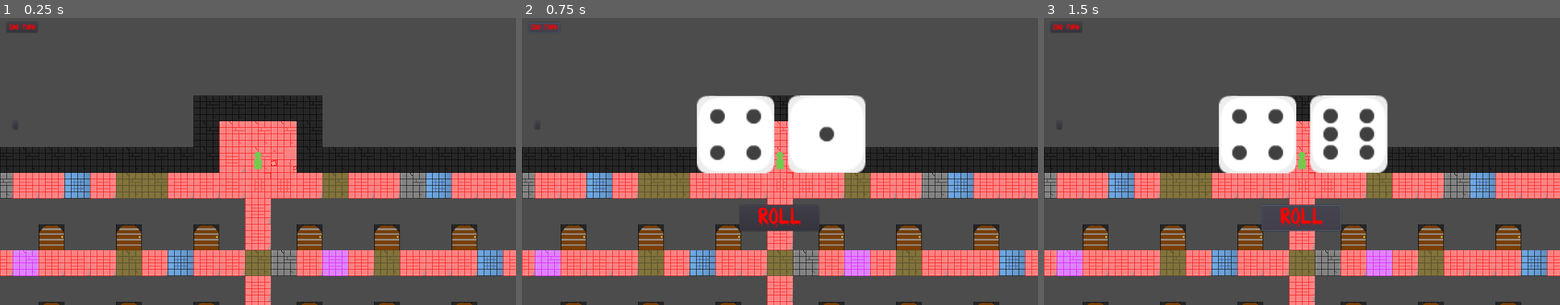
Above: before the commit, frames 1-3 (left to right).
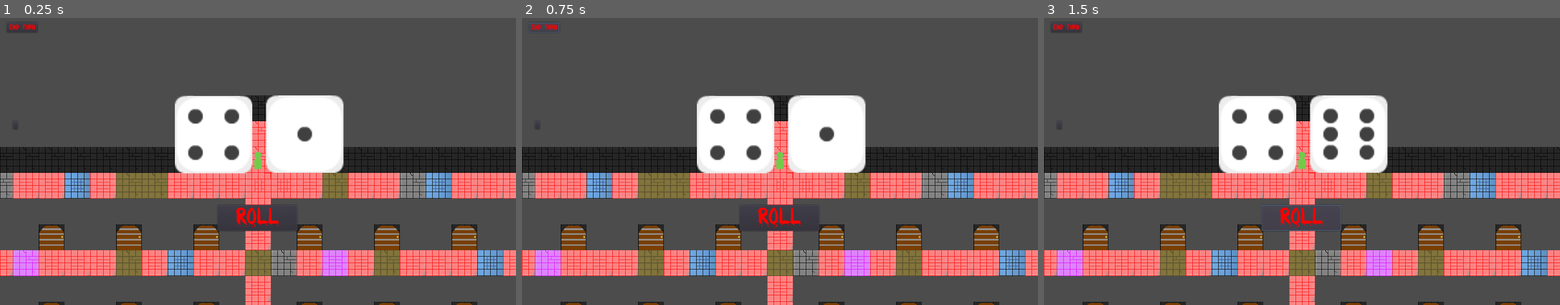
Above: after the commit, the same moments.

Repository: 44351-w22/protech-adaptation-game-sounds-good-studios
Game: Godot game, scene res://World.tscn
Two runs of this game, one before a commit and one after it. Both use one fixed random seed, a clock stepped at 60 frames per second and the inputs below.
Inputs:
- Up to frame 1 (0.25 s): no input
- Up to frame 2 (0.75 s): click "End Turn" at 0.5 s
- Up to frame 3 (1.5 s): click "ROLL" at 1.25 s

The runs differ from the first frame. In frame 1, 8.6% of the frame differs, in the area x 33-67%, y 26-75%; in frame 2, nothing differs; in frame 3, nothing differs.

Commit message:
Messages added upon tile landing

Diff:
--- a/World.gd
+++ b/World.gd
@@ -39,6 +39,7 @@
 	Global.map4_found = true
 	Global.map5_found = true
 	move_camera(p1)
+	player_turn()
 
 
 func move_camera(p):
@@ -59,26 +60,58 @@
 	if tile == "Light Gray Brick Floor.png 0":
 		currentPlayer.position.x = 608
 		currentPlayer.position.y = 96
+		$CanvasLayer/Message.text = "Position Reset!!!"
+		$CanvasLayer/Message.show()
+		yield(get_tree().create_timer(3.0), "timeout")
+		$CanvasLayer/Message.hide()
 	elif tile == "Pale Blue Brick Floor.png 1":
 		map = rng.randi_range(1, 5)
 		if map == 1:
 			currentPlayer.map1_found = true
+			$CanvasLayer/Message.text = "Map of Maze 1 Found"
+			$CanvasLayer/Message.show()
+			yield(get_tree().create_timer(3.0), "timeout")
+			$CanvasLayer/Message.hide()
 		elif map == 2:
 			currentPlayer.map2_found = true
+			$CanvasLayer/Message.text = "Map of Maze 2 Found"
+			$CanvasLayer/Message.show()
+			yield(get_tree().create_timer(3.0), "timeout")
+			$CanvasLayer/Message.hide()
 		elif map == 3:
 			currentPlayer.map3_found = true
+			$CanvasLayer/Message.text = "Map of Maze 3 Found"
+			$CanvasLayer/Message.show()
+			yield(get_tree().create_timer(3.0), "timeout")
+			$CanvasLayer/Message.hide()
 		elif map == 4:
 			currentPlayer.map4_found = true
+			$CanvasLayer/Message.text = "Map of Maze 4 Found"
+			$CanvasLayer/Message.show()
+			yield(get_tree().create_timer(3.0), "timeout")
+			$CanvasLayer/Message.hide()
 		elif map == 5:
 			currentPlayer.map5_found = true
+			$CanvasLayer/Message.text = "Map of Maze 5 Found"
+			$CanvasLayer/Message.show()
+			yield(get_tree().create_timer(3.0), "timeout")
+			$CanvasLayer/Message.hide()
 		else:
 			pass
 	elif tile == "Purple Brick Floor.png 2":
 		if currentPlayer.key_found == true:
 			currentPlayer.key_found == false
+			$CanvasLayer/Message.text = "Key Lost"
+			$CanvasLayer/Message.show()
+			yield(get_tree().create_timer(3.0), "timeout")
+			$CanvasLayer/Message.hide()
 		else:
 			currentPlayer.position.x = 608
 			currentPlayer.position.y = 96
+			$CanvasLayer/Message.text = "Position Reset"
+			$CanvasLayer/Message.show()
+			yield(get_tree().create_timer(3.0), "timeout")
+			$CanvasLayer/Message.hide()
 	elif tile == "Red Brick Floor.png 3":
 		print("red")
 	elif tile == "Yellow Brick Floor.png 4":
@@ -92,6 +125,10 @@
 			Global.map4_found = true
 		elif(currentPlayer.map5_found == true):
 			Global.map5_found = true
+		$CanvasLayer/Message.text = "Minigame Beginning. \nFIND THE KEY"
+		$CanvasLayer/Message.show()
+		yield(get_tree().create_timer(3.0), "timeout")
+		$CanvasLayer/Message.hide()
 		packed_scene.pack(get_tree().get_current_scene())
 		ResourceSaver.save("res://World.tscn", packed_scene)
 		Global.goto_scene("res://FindTheKey_Minigame1/FindTheKey.tscn")
@@ -107,17 +144,22 @@
 	currentPlayer.movesLeft = totalDiceRoll
 
 func _on_EndTurn_pressed():
-	currentPlayer.movesLeft = 0
-	currentPlayer = nextPlayer
-	if currentPlayer == p1:
-		nextPlayer = p2
-	elif currentPlayer == p2:
-		nextPlayer = p3
-	elif currentPlayer == p3:
-		nextPlayer = p4
-	elif currentPlayer == p4:
-		nextPlayer = p1
+	if currentPlayer.movesLeft == 0:
+		currentPlayer = nextPlayer
+		if currentPlayer == p1:
+			nextPlayer = p2
+		elif currentPlayer == p2:
+			nextPlayer = p3
+		elif currentPlayer == p3:
+			nextPlayer = p4
+		elif currentPlayer == p4:
+			nextPlayer = p1
+		else:
+			print("error")
+		move_camera(currentPlayer)
+		player_turn()
 	else:
-		print("error")
-	move_camera(currentPlayer)
-	player_turn()
+		$CanvasLayer/Message.text = "You still have moves left. Cannot pass turn until all moves are used up"
+		$CanvasLayer/Message.show()
+		yield(get_tree().create_timer(3.0), "timeout")
+		$CanvasLayer/Message.hide()
--- a/World.tscn
+++ b/World.tscn
@@ -8,18 +8,13 @@
 [ext_resource path="res://assets/BLOODY.TTF" type="DynamicFontData" id=6]
 [ext_resource path="res://OutSideTileMap.tscn" type="PackedScene" id=7]
 [ext_resource path="res://assets/Tiles/Black Room.png" type="Texture" id=8]
-[ext_resource path="res://assets/players/pieceGreen_single00.png" type="Texture" id=9]
-[ext_resource path="res://Player.gd" type="Script" id=10]
 [ext_resource path="res://assets/Tiles/Light Gray Brick Floor.png" type="Texture" id=11]
 [ext_resource path="res://assets/Tiles/Yellow Brick Floor.png" type="Texture" id=12]
 [ext_resource path="res://assets/Tiles/Red Brick Floor.png" type="Texture" id=13]
 [ext_resource path="res://assets/Tiles/Pale Blue Brick Floor.png" type="Texture" id=14]
 [ext_resource path="res://assets/Tiles/Purple Brick Floor.png" type="Texture" id=15]
-[ext_resource path="res://Dice_Roller.gd" type="Script" id=16]
 [ext_resource path="res://assets/Door/Door2.png" type="Texture" id=17]
 [ext_resource path="res://assets/Door/MasterDoor.png" type="Texture" id=18]
-[ext_resource path="res://Tiles.gd" type="Script" id=19]
-[ext_resource path="res://assets/dice/dieWhite1.png" type="Texture" id=20]
 [ext_resource path="res://assets/players/pieceBlue_single18.png" type="Texture" id=21]
 [ext_resource path="res://assets/players/piecePurple_single01.png" type="Texture" id=22]
 [ext_resource path="res://assets/players/pieceWhite_single00.png" type="Texture" id=23]
@@ -404,6 +399,10 @@
 [sub_resource type="ShortCut" id=37]
 shortcut = SubResource( 36 )
 
+[sub_resource type="DynamicFont" id=42]
+size = 64
+font_data = ExtResource( 6 )
+
 [sub_resource type="ConvexPolygonShape2D" id=38]
 points = PoolVector2Array( 0, 0, 64, 0, 64, 64, 0, 64 )
 
@@ -510,34 +509,18 @@
 "_edit_use_anchors_": false
 }
 
-[node name="TileMap" type="TileMap" parent="." instance=ExtResource( 1 )]
+[node name="TileMap" parent="." instance=ExtResource( 1 )]
 tile_set = SubResource( 1 )
-cell_tile_origin = 1
-show_collision = true
 collision_layer = 0
 collision_mask = 0
-occluder_light_mask = 0
-format = 1
 tile_data = PoolIntArray( -720880, 0, 0, -655344, 0, 0, -589807, 0, 0, -524271, 0, 0, -131065, 5, 0, -131064, 5, 0, -13 …(11420 unchanged characters)…
-script = ExtResource( 19 )
-
-[node name="Doors" type="TileMap" parent="." instance=ExtResource( 2 )]
+
+[node name="Doors" parent="." instance=ExtResource( 2 )]
 tile_set = SubResource( 32 )
-cell_quadrant_size = 64
-format = 1
 tile_data = PoolIntArray( 327675, 0, 0, 327678, 0, 0, 262145, 0, 0, 262148, 0, 0, 262151, 0, 0, 262155, 0, 0, 262158, 0 …(632 unchanged characters)…
 
 [node name="Player4" parent="." instance=ExtResource( 3 )]
 position = Vector2( 608, 96 )
-collision_layer = 0
-script = ExtResource( 10 )
-movesLeft = 0
-map1_found = false
-map2_found = false
-map3_found = false
-map4_found = false
-map5_found = false
-key_found = false
 
 [node name="CollisionShape2D" parent="Player4" index="0"]
 shape = SubResource( 33 )
@@ -545,29 +528,11 @@
 [node name="Sprite" parent="Player4" index="3"]
 texture = ExtResource( 23 )
 
-[node name="Left" parent="Player4" index="4"]
-rotation = 1.5708
-collide_with_areas = true
-
-[node name="Up" parent="Player4" index="5"]
-rotation = 3.14159
-collide_with_areas = true
-
-[node name="Right" parent="Player4" index="6"]
-rotation = 4.71239
-collide_with_areas = true
+[node name="GameCam" parent="Player4" index="7"]
+current = false
 
 [node name="Player3" parent="." instance=ExtResource( 3 )]
 position = Vector2( 608, 96 )
-collision_layer = 0
-script = ExtResource( 10 )
-movesLeft = 0
-map1_found = false
-map2_found = false
-map3_found = false
-map4_found = false
-map5_found = false
-key_found = false
 
 [node name="CollisionShape2D" parent="Player3" index="0"]
 shape = SubResource( 33 )
@@ -575,29 +540,11 @@
 [node name="Sprite" parent="Player3" index="3"]
 texture = ExtResource( 21 )
 
-[node name="Left" parent="Player3" index="4"]
-rotation = 1.5708
-collide_with_areas = true
-
-[node name="Up" parent="Player3" index="5"]
-rotation = 3.14159
-collide_with_areas = true
-
-[node name="Right" parent="Player3" index="6"]
-rotation = 4.71239
-collide_with_areas = true
+[node name="GameCam" parent="Player3" index="7"]
+current = false
 
 [node name="Player2" parent="." instance=ExtResource( 3 )]
 position = Vector2( 352, 160 )
-collision_layer = 0
-script = ExtResource( 10 )
-movesLeft = 0
-map1_found = false
-map2_found = false
-map3_found = false
-map4_found = false
-map5_found = false
-key_found = false
 
 [node name="CollisionShape2D" parent="Player2" index="0"]
 shape = SubResource( 33 )
@@ -608,29 +555,11 @@
 [node name="Sprite" parent="Player2" index="3"]
 texture = ExtResource( 22 )
 
-[node name="Left" parent="Player2" index="4"]
-rotation = 1.5708
-collide_with_areas = true
-
-[node name="Up" parent="Player2" index="5"]
-rotation = 3.14159
-collide_with_areas = true
-
-[node name="Right" parent="Player2" index="6"]
-rotation = 4.71239
-collide_with_areas = true
+[node name="GameCam" parent="Player2" index="7"]
+current = false
 
 [node name="Player1" parent="." instance=ExtResource( 3 )]
 position = Vector2( 608, 224 )
-collision_layer = 0
-script = ExtResource( 10 )
-movesLeft = 0
-map1_found = false
-map2_found = false
-map3_found = false
-map4_found = false
-map5_found = false
-key_found = false
 
 [node name="CollisionShape2D" parent="Player1" index="0"]
 shape = SubResource( 33 )
@@ -638,63 +567,18 @@
 [node name="Down" parent="Player1" index="1"]
 cast_to = Vector2( 0, 64 )
 
-[node name="Sprite" parent="Player1" index="3"]
-texture = ExtResource( 9 )
-
-[node name="Left" parent="Player1" index="4"]
-rotation = 1.5708
-collide_with_areas = true
-
-[node name="Up" parent="Player1" index="5"]
-rotation = 3.14159
-collide_with_areas = true
-
-[node name="Right" parent="Player1" index="6"]
-rotation = 4.71239
-collide_with_areas = true
-
 [node name="CanvasLayer" type="CanvasLayer" parent="."]
 
 [node name="Dice_Roller" parent="CanvasLayer" instance=ExtResource( 5 )]
 visible = false
-anchor_right = 1.0
-anchor_bottom = 1.0
-script = ExtResource( 16 )
-__meta__ = {
-"_edit_use_anchors_": false
-}
 totalRoll = 5
 
 [node name="DiceA" parent="CanvasLayer/Dice_Roller" index="0"]
-position = Vector2( 530, 297 )
-scale = Vector2( 3, 3 )
 texture = ExtResource( 24 )
 
-[node name="DiceB" parent="CanvasLayer/Dice_Roller" index="1"]
-position = Vector2( 756, 296 )
-scale = Vector2( 3, 3 )
-texture = ExtResource( 20 )
-
 [node name="Button" parent="CanvasLayer/Dice_Roller" index="2"]
-anchor_left = 0.5
-anchor_top = 1.0
-anchor_right = 0.5
-anchor_bottom = 1.0
-margin_left = -100.0
-margin_top = -248.0
-margin_right = 97.0
-margin_bottom = -184.0
-custom_colors/font_color_disabled = Color( 1, 0, 0, 1 )
-custom_colors/font_color_focus = Color( 1, 0, 0, 1 )
-custom_colors/font_color = Color( 1, 0, 0, 1 )
-custom_colors/font_color_hover = Color( 1, 0, 0, 1 )
-custom_colors/font_color_pressed = Color( 1, 0, 0, 1 )
 custom_fonts/font = SubResource( 34 )
 shortcut = SubResource( 3 )
-text = "ROLL"
-__meta__ = {
-"_edit_use_anchors_": false
-}
 
 [node name="EndTurn" type="Button" parent="CanvasLayer"]
 margin_left = 17.0
@@ -713,9 +597,26 @@
 "_edit_use_anchors_": false
 }
 
-[node name="OutSideTileMap" type="TileMap" parent="." instance=ExtResource( 7 )]
+[node name="Message" type="Label" parent="CanvasLayer"]
+visible = false
+anchor_left = 0.5
+anchor_right = 0.5
+margin_left = -329.0
+margin_right = 331.0
+margin_bottom = 71.0
+custom_colors/font_color = Color( 1, 0, 0, 1 )
+custom_colors/font_outline_modulate = Color( 0, 0, 0, 1 )
+custom_colors/font_color_shadow = Color( 1, 0, 0, 1 )
+custom_fonts/font = SubResource( 42 )
+text = "MESSAGE"
+align = 1
+autowrap = true
+__meta__ = {
+"_edit_use_anchors_": false
+}
+
+[node name="OutSideTileMap" parent="." instance=ExtResource( 7 )]
 tile_set = SubResource( 7 )
-format = 1
 tile_data = PoolIntArray( -65529, 0, 0, -65528, 0, 0, -65527, 0, 0, -65526, 0, 0, -65525, 0, 0, 7, 0, 0, 11, 0, 0, 1310 …(1545 unchanged characters)…
 
 [connection signal="Collision" from="Player4" to="." method="_on_Player1_Collision"]
@@ -723,7 +624,6 @@
 [connection signal="Collision" from="Player2" to="." method="_on_Player1_Collision"]
 [connection signal="Collision" from="Player1" to="." method="_on_Player1_Collision"]
 [connection signal="pressed" from="CanvasLayer/Dice_Roller/Button" to="." method="_on_Button_pressed"]
-[connection signal="pressed" from="CanvasLayer/Dice_Roller/Button" to="CanvasLayer/Dice_Roller" method="_on_Button_pressed"]
 [connection signal="pressed" from="CanvasLayer/EndTurn" to="." method="_on_EndTurn_pressed"]
 
 [editable path="Player4"]
Not shown: 1 places in World.tscn that only renumber resources
